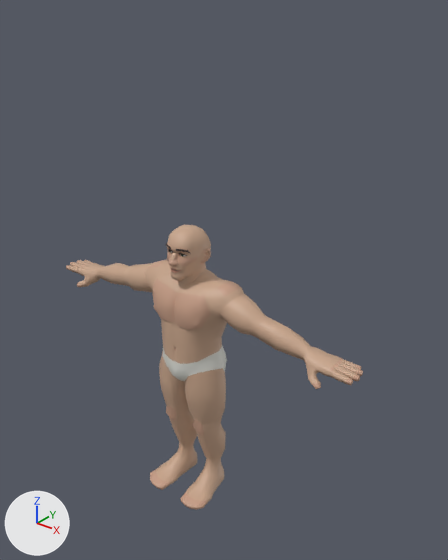
The FBX model Assets/Animation/Chado/Chado.fbx, before and after one commit.
Camera for both pictures: a 50 mm camera at (1.03, -1.133, 0.732) aimed at (0.078, 0.058, -0.006). Every picture has the same lights, and +X, +Y and +Z are marked at lower left. Where no turn or scale is listed for an object, it has been applied to the vertices.

The older version as bpy lines, for what is in view:
```python
ob_boots = bpy.data.objects.new('Boots', me_mesh_016)
ob_boots.location = (0.0, -71.733, 0.0)
ob_chado = bpy.data.objects.new('Chado', me_mesh_012)
ob_chado.location = (0.0, 0.0, 0.0)
ob_eyebrows = bpy.data.objects.new('Eyebrows', me_mesh_002)
ob_eyebrows.location = (0.0, 0.0, 0.0)
ob_eyebrows.rotation_euler = (1.571, 0.0, 0.0)  # degrees (90, 0, 0)
ob_eyebrows.scale = (0.01, 0.01, 0.01)
ob_hair = bpy.data.objects.new('Hair', me_mesh_003)
ob_hair.location = (0.0, -62.623, 0.0)
ob_hammer = bpy.data.objects.new('Hammer', me_mesh_019)
ob_hammer.location = (0.289, -0.758, 14.858)
ob_hammer.rotation_euler = (1.655, 0.0233, 1.301)  # degrees (95, 1.3, 75)
ob_l_eye = bpy.data.objects.new('L_eye', me_mesh)
ob_l_eye.location = (0.021, -0.036, 0.089)
ob_l_eye.rotation_euler = (3.142, 0.0, 0.0)  # degrees (180, 0, 0)
ob_l_eye.scale = (0.0121, 0.0121, 0.0121)
ob_r_eye = bpy.data.objects.new('R_eye', me_mesh_001)
ob_r_eye.location = (-0.021, -0.036, 0.089)
ob_r_eye.rotation_euler = (3.142, 0.0, 0.0)  # degrees (180, 0, 0)
ob_r_eye.scale = (0.0121, 0.0121, 0.0121)
ob_teeth = bpy.data.objects.new('Teeth', me_mesh_013)
ob_teeth.location = (0.0, 0.0, 0.0)
ob_teeth.rotation_euler = (1.571, 0.0, 0.0)  # degrees (90, 0, 0)
ob_teeth.scale = (0.01, 0.01, 0.01)
```
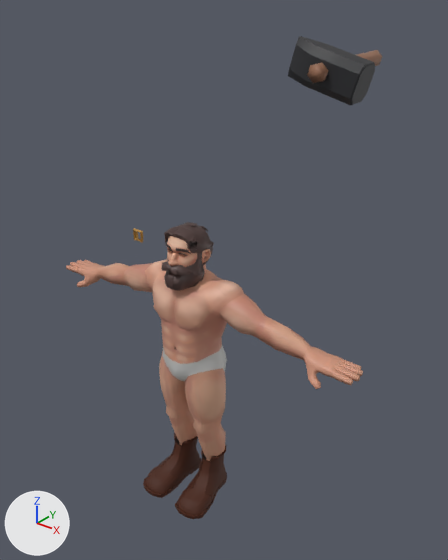
Where the newer file only moved an object's origin or applied its transform, the numbers keep the older frame.

The edits, one by one:
Picture 'ChadoShape_color.jpg' (img_chadoshape_color_jpg) is new.
Material 'White_Shirt' (mat_white_shirt) changes colour from light grey #d4d5cf to grey #bcbcbc; in linear values from (0.661, 0.663, 0.624) to (0.5, 0.5, 0.5).
In material 'Main_Skin' (mat_main_skin), base_color is no longer (0.578, 0.378, 0.261), beige #c8a58c.
In material 'Main_Skin' (mat_main_skin), texture is now set to img_chadoshape_color_jpg.
Object 'L_eye' (ob_l_eye) moves from (0.021, -0.036, 0.089) to (2.15, -62.833, 3.558).
Object 'L_eye' (ob_l_eye) is rescaled from (0.0121, 0.0121, 0.0121) to (1.21, 1.21, 1.21).
Object 'Eyebrows' (ob_eyebrows) turns from (90, 0, 0) to (0, 0, 0) degrees about x, y and z.
Object 'Eyebrows' (ob_eyebrows) is rescaled from (0.01, 0.01, 0.01) to (1.0, 1.0, 1.0).
Object 'Eyebrows' (ob_eyebrows) moves from (0.0, 0.0, 0.0) to (0.0, -71.733, 0.002).
Object 'Boots' (ob_boots) is now shown.
Object 'Boots' (ob_boots) moves from (0.0, -71.733, 0.0) to (0.0, 0.0, 0.0).
Object 'Boots' (ob_boots) turns from (0, 0, 0) to (90, 0, 0) degrees about x, y and z.
Object 'Boots' (ob_boots) is rescaled from (1.0, 1.0, 1.0) to (0.01, 0.01, 0.01).
Object 'Big_Mustache' (ob_big_mustache) is now shown.
Object 'Big_Mustache' (ob_big_mustache) moves from (0.0, -74.422, -4.067) to (0.0, 0.041, -0.027).
Object 'Big_Mustache' (ob_big_mustache) turns from (0, 0, 0) to (90, 0, 0) degrees about x, y and z.
Object 'Big_Mustache' (ob_big_mustache) is rescaled from (1.5, 1.5, 1.31) to (0.015, 0.015, 0.0131).
Object 'Buckle_Reference' (ob_buckle_reference) is now shown.
Object 'Teeth' (ob_teeth) turns from (90, 0, 0) to (0, 0, 0) degrees about x, y and z.
Object 'Teeth' (ob_teeth) is rescaled from (0.01, 0.01, 0.01) to (1.0, 1.0, 1.0).
Object 'Teeth' (ob_teeth) moves from (0.0, 0.0, 0.0) to (0.0, -71.733, 0.0).
Object 'Teeth' (ob_teeth) is now hidden.
Object 'Hammer' (ob_hammer) is now shown.
Object 'Hammer' (ob_hammer) moves from (0.289, -0.758, 14.858) to (0.003, -0.149, 0.71).
Object 'Hammer' (ob_hammer) turns from (95, 1.3, 75) to (180, -74, 5) degrees about x, y and z.
Object 'Hammer' (ob_hammer) is rescaled from (1.0, 1.0, 1.0) to (0.01, 0.01, 0.01).
Object 'Big_Beard' (ob_big_beard) is now shown.
Object 'Big_Beard' (ob_big_beard) moves from (0.0, -69.003, 6.406) to (0.0, -0.064, 0.027).
Object 'Big_Beard' (ob_big_beard) turns from (0, 0, 0) to (90, 0, 0) degrees about x, y and z.
Object 'Big_Beard' (ob_big_beard) is rescaled from (1.76, 1.0, 1.0) to (0.0176, 0.01, 0.01).
Object 'Hair' (ob_hair) is now shown.
Object 'R_eye' (ob_r_eye) moves from (-0.021, -0.036, 0.089) to (-2.15, -62.833, 3.558).
Object 'R_eye' (ob_r_eye) turns from (180, 0, 0) to (90, 0, 0) degrees about x, y and z.
Object 'R_eye' (ob_r_eye) is rescaled from (0.0121, 0.0121, 0.0121) to (1.21, 1.21, 1.21).

Pixel boxes [x1, y1, x2, y2] of what changed, in the pictures (448 x 560 px):
'Chado', surface changed, recoloured (beige to brown): [66, 225, 363, 510] in both
'Hammer', shown: after [288, 36, 382, 106]
'Boots', shown (brown): after [143, 433, 227, 519]
'Hair', shown (brown): after [164, 222, 214, 265]
'Big_Beard', shown: after [164, 255, 205, 291]
'Big_Mustache', shown: after [161, 260, 193, 275]
'Buckle_Reference', shown: after [133, 228, 143, 242]
'Eyebrows', no longer drawn: before [166, 243, 191, 254]
